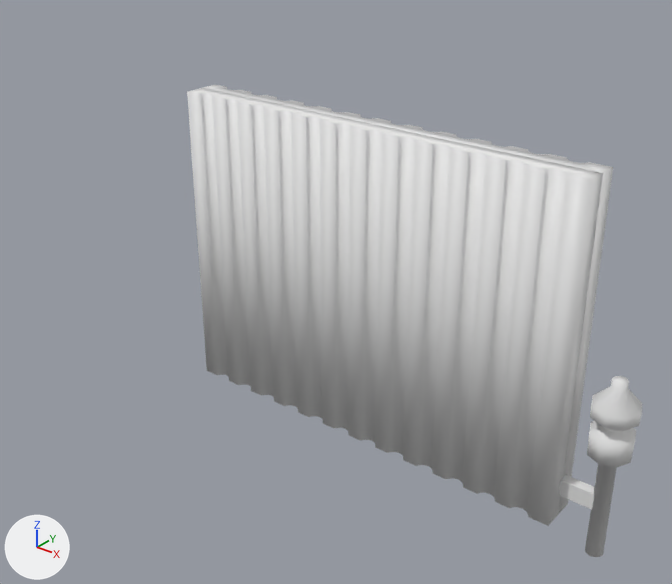
The Blender file BlenderModels/Motel/Interior/Radiator.blend, before and after one commit.
Rendered twice from a 50 mm lens placed at (1.236, -1.666, 1.379), pointed at (-0.133, 0.044, 0.318). Arrows for +X, +Y and +Z are at lower left; the lights stay in place. The first picture is the older version.

Objects in the first picture: 'Connector', 'Radiator', 'RadiatorController'.
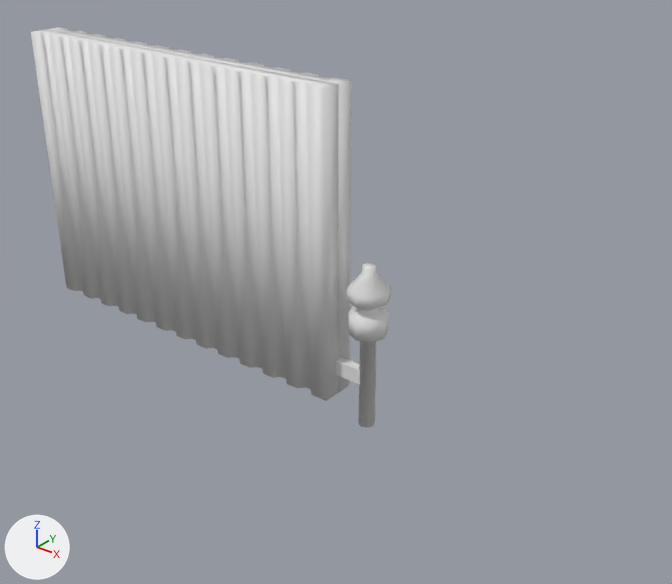
Where the change shows, as pixel boxes (x1, y1, x2, y2) in the pictures (672 x 584 px; the box of a moved part takes in the faces that stretch with it):
'Radiator', reshaped, moved (15% narrower, 9% shorter): before (187, 84, 613, 526); after (31, 27, 391, 428)
'RadiatorController', deleted: before (585, 376, 642, 557)
'Connector', deleted: before (559, 475, 594, 509)
part 1 of me_cube_001, moved or reshaped: before (203, 84, 613, 514); after (45, 27, 352, 393)
part 2 of me_cube_001, moved or reshaped: before (187, 88, 603, 526); after (31, 30, 338, 401)
part 3 of me_cube_001, added: after (335, 357, 360, 385)
part 4 of me_cube_001, added: after (347, 263, 391, 428)

The edits, one by one:
me_cube_001 is used by ob_radiator; location (0.008, 0.025, 0.385).
me_cube_001 had 352 vertices, 180 faces and spanned x -0.554..0.554, y -0.074..0.025, z -0.414..0.414.
me_cube_001 now has 441 vertices, 267 faces and spans x -1.199..0.059, y -0.052..0.059, z -0.011..0.875.
me_cube_001 part 1: the loose piece of 176 vertices spanning x -0.554..0.554, y -0.025..0.025, z -0.414..0.414 is moved by (-0.645, 0.025, 0.461).
me_cube_001 part 2: the loose piece of 176 vertices spanning x -0.554..0.554, y -0.074..-0.024, z -0.414..0.414 is moved by (-0.645, 0.025, 0.461).
me_cube_001 part 3: a new loose piece, a box spanning x -0.122..0.013, y -0.012..0.014, z 0.111..0.153.
me_cube_001 part 4: a new loose piece of 81 vertices spanning x -0.051..0.059, y -0.052..0.059, z -0.011..0.445.
Object 'Radiator' (ob_radiator) moves from (0.008, 0.025, 0.385) to (0.0, 0.0, 0.0).
Object 'RadiatorController' (ob_radiatorcontroller) is deleted.
Object 'Connector' (ob_connector) is deleted.
